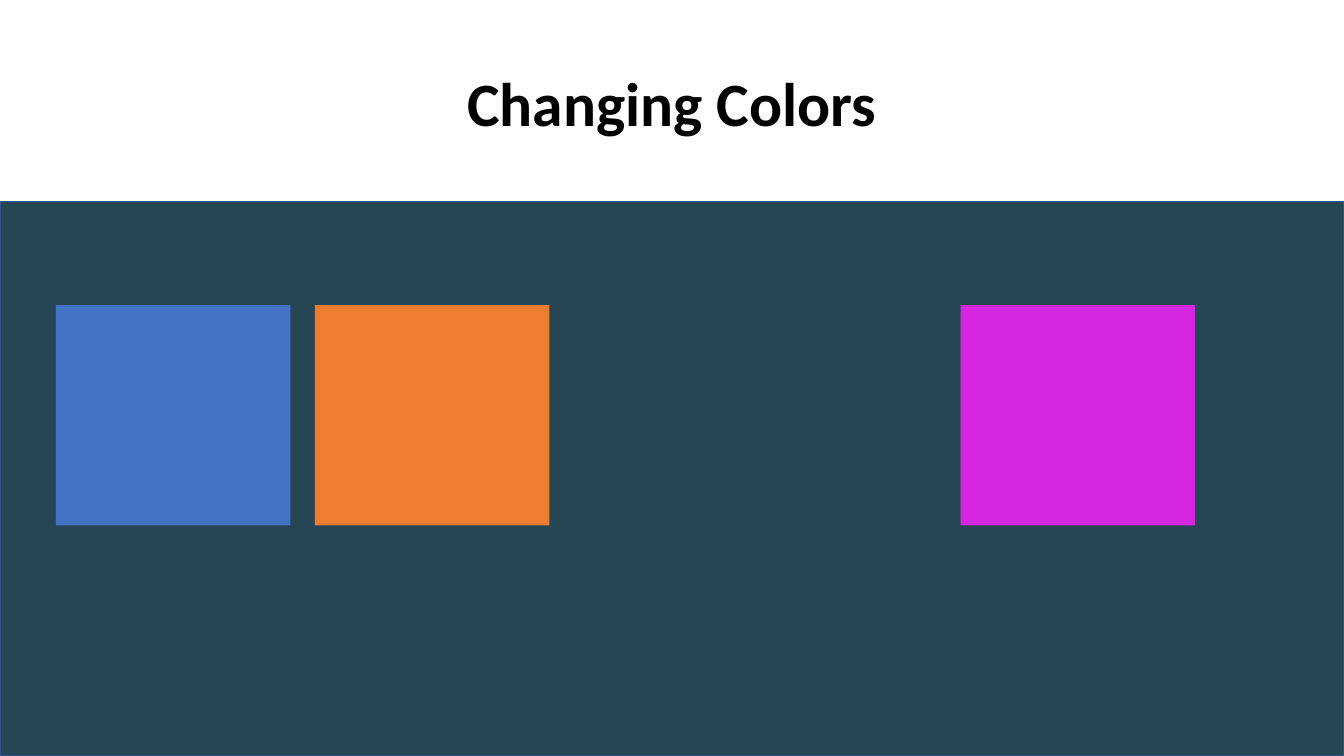
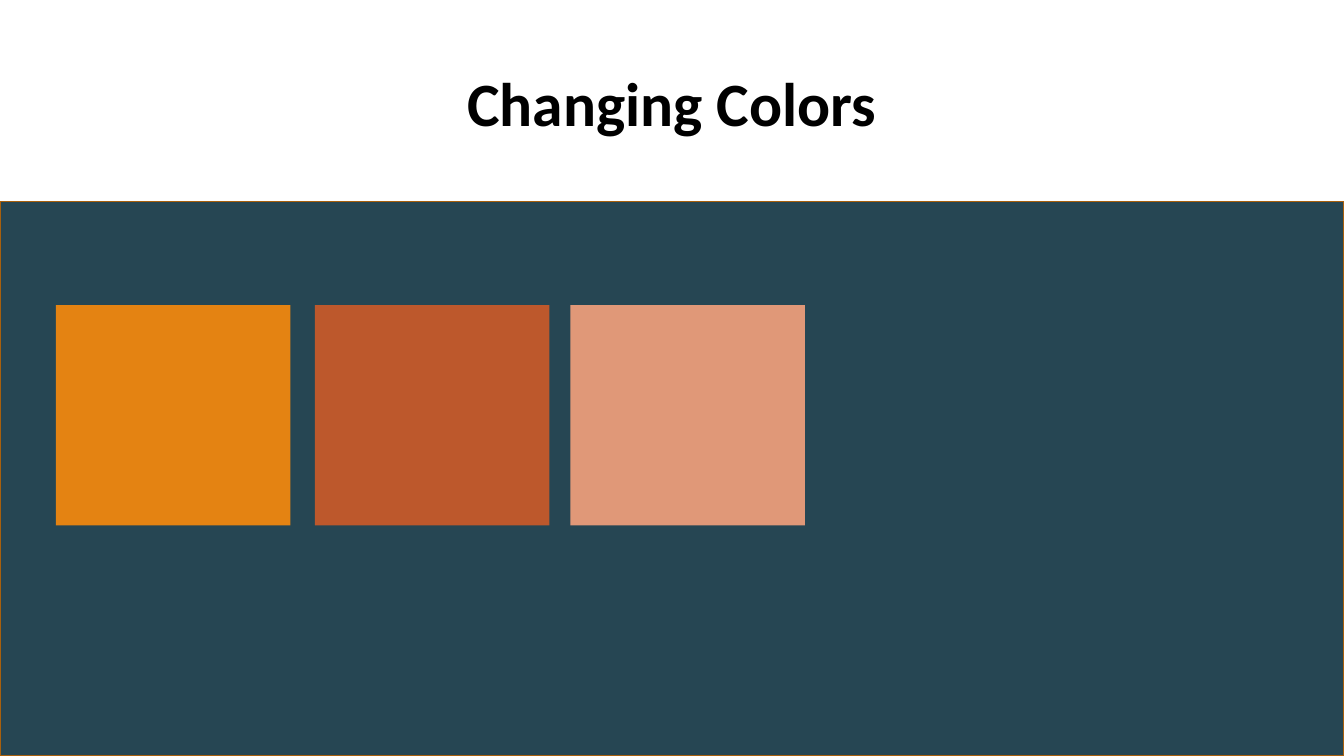
Before and after one commit to tranthanhbinh2603/PPTmasterclassV6_Powerpoint_from_A_to_Z, a slide deck: slide 4 of Section 4 - Polishing Presentations/Polishing Presentations - Final.pptx (slide 3 before the commit). Drawn at 1344x756 pixels with LibreOffice and Linux fonts; fonts in the diff are those of the drawing. Boxes give left, top, right and bottom in pixels: in the first picture for what was removed or moved away, otherwise in the second. Text is boxed around its words. In the diff, an @@ line names an element or a change of style, - is before the commit and + after.

```diff
--- a/Section 4 - Polishing Presentations/Polishing Presentations - Final.pptx
+++ b/Section 4 - Polishing Presentations/Polishing Presentations - Final.pptx
@@ rectangle at (0, 202, 1344, 756): outline #325491 1 pt to #A9610D 1 pt @@
@@ rectangle at (55, 306, 290, 525): fill #4472C4 to #E48312 @@
@@ rectangle at (315, 306, 549, 525): fill #ED7D31 to #BD582C @@
@@ rectangle: place and size @@
-rectangle at (961, 306, 1196, 525)
+rectangle at (571, 306, 806, 525)
@@ rectangle at (571, 306, 806, 525): fill #D526E2 to #E09878 @@
```
Also in this commit, not shown: 5 other slides changed, 1 slide added, 4 other files.
